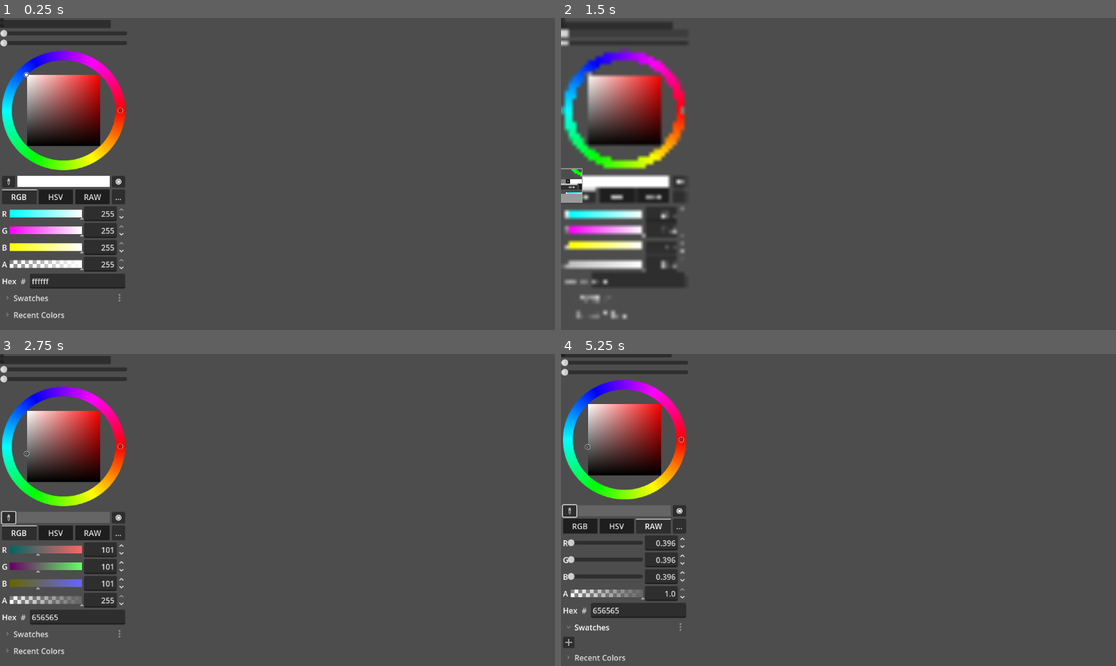
Above: before the commit, frames 1-4 (two rows, left to right).
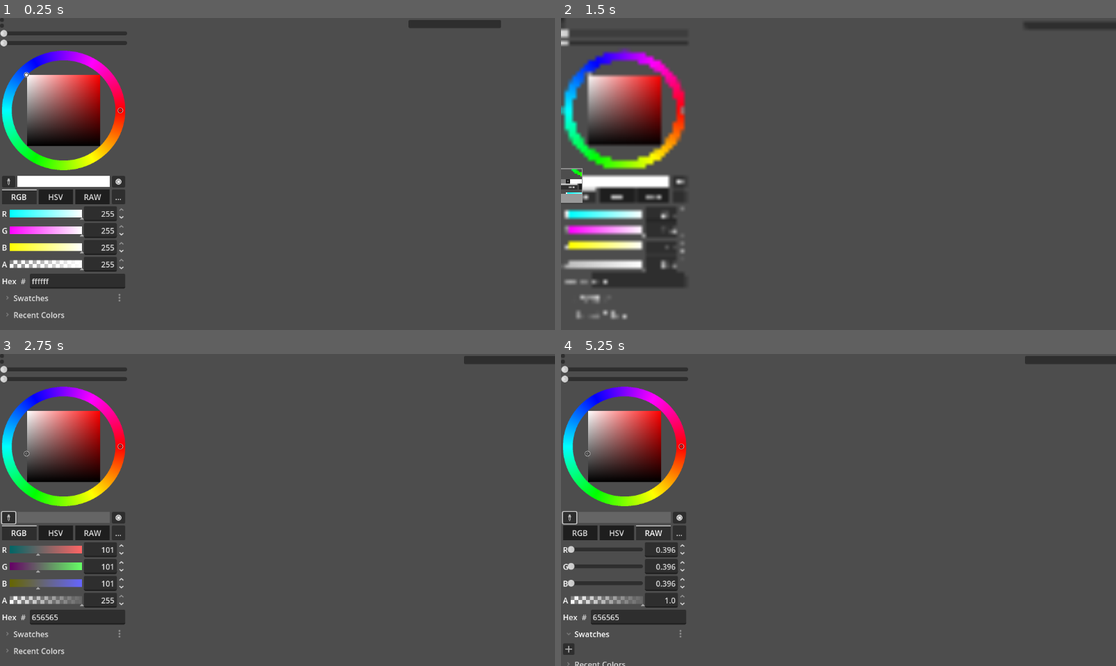
Above: after the commit, the same moments.

Repository: m-ku66/drawing_app
Game: Godot game, scene res://scenes/main/main.tscn
The game is run twice, just before and just after one commit, with the same random seed, the same clock (stepped at 60 frames per second) and the same inputs.
Inputs (mouse positions are in pixels of both pictures, inside the frame that each line leads up to):
- Up to frame 1 (0.25 s): no input
- Up to frame 2 (1.5 s): click (561, 21) at 0.5 s; click (572, 180) at 1.25 s
- Up to frame 3 (2.75 s): click "RGB" at 2 s
- Up to frame 4 (5.25 s): click "HSV" at 2.75 s; click "RAW" at 3.5 s; click "..." at 4.25 s; click "Swatches" at 5 s

The runs differ from the first frame. In frame 1, 0.9% of the frame differs, in the area x 0-91%, y 0-4%; in frame 2, 0.6%; in frame 3, 0.9%; in frame 4, 9.6%, in the area x 0-100%, y 0-100%.

Commit message:
finally resolve weird panel issue by switching nodes

Diff:
--- a/scenes/main/main.tscn
+++ b/scenes/main/main.tscn
@@ -4,17 +4,16 @@
 
 [node name="Main" type="Control"]
 layout_mode = 3
-anchors_preset = 0
-
-[node name="UI_Container" type="HSplitContainer" parent="."]
-layout_mode = 1
 anchors_preset = 15
 anchor_right = 1.0
 anchor_bottom = 1.0
-offset_right = 276.0
-offset_bottom = 636.0
 grow_horizontal = 2
 grow_vertical = 2
+
+[node name="UI_Container" type="HBoxContainer" parent="."]
+layout_mode = 1
+offset_right = 288.0
+offset_bottom = 636.0
 script = ExtResource("1_hyk8p")
 
 [node name="LeftPanel" type="VBoxContainer" parent="UI_Container"]
--- a/scripts/managers/ui_container.gd
+++ b/scripts/managers/ui_container.gd
@@ -1,4 +1,4 @@
-extends HSplitContainer
+extends HBoxContainer
 
 # UI proportions (as percentages)
 const LEFT_PANEL_RATIO = 0.20
@@ -10,9 +10,9 @@
 
 # Node references - using proper node names from your scene!
 @onready var left_panel = $LeftPanel
-@onready var center_panel = $CenterPanel  # Fixed name!
+@onready var center_panel = $CenterPanel
 @onready var right_panel = $RightPanel
-@onready var main_canvas = $CenterPanel/MainCanvas  # Fixed path!
+@onready var main_canvas = $CenterPanel/MainCanvas
 @onready var navigator = $RightPanel/Navigator
 
 # Tween for smooth animations
@@ -45,31 +45,50 @@
 
 func setup_left_panel(screen_width: float):
 	var target_width = screen_width * LEFT_PANEL_RATIO
-	var target_split_offset = target_width
-
-	resize_tween.tween_property(self, "split_offset", target_split_offset, RESIZE_DURATION).set_ease(Tween.EASE_OUT)
 
 	if left_panel:
-		left_panel.custom_minimum_size.x = target_width
+		# Set custom minimum size for our 20% width
+		resize_tween.tween_property(left_panel, "custom_minimum_size:x", target_width, RESIZE_DURATION).set_ease(Tween.EASE_OUT)
+
+		# Make sure it has proper size flags
+		left_panel.size_flags_horizontal = Control.SIZE_FILL
+		left_panel.size_flags_vertical = Control.SIZE_EXPAND_FILL
 
 func setup_center_panel(screen_size: Vector2):
 	var center_width = screen_size.x * CENTER_AREA_RATIO
 	var center_height = screen_size.y
 
-	if center_panel and center_panel is VSplitContainer:
-		var canvas_height = center_height * 0.85
-		resize_tween.tween_property(center_panel, "split_offset", canvas_height, RESIZE_DURATION).set_ease(Tween.EASE_OUT)
+	if center_panel:
+		# Set custom minimum size for our 60% width
+		resize_tween.tween_property(center_panel, "custom_minimum_size:x", center_width, RESIZE_DURATION).set_ease(Tween.EASE_OUT)
 
+		# Set size flags and stretch ratio for 60% of space
+		center_panel.size_flags_horizontal = Control.SIZE_EXPAND_FILL
+		center_panel.size_flags_vertical = Control.SIZE_EXPAND_FILL
+		center_panel.size_flags_stretch_ratio = 3.0  # 60% = 3x the 20% panels
+
+		# Handle VSplitContainer within center area
+		if center_panel is VSplitContainer:
+			var canvas_height = center_height * 0.85
+			resize_tween.tween_property(center_panel, "split_offset", canvas_height, RESIZE_DURATION).set_ease(Tween.EASE_OUT)
+
+	# Configure main canvas SubViewport size
 	if main_canvas:
-		var canvas_size = Vector2i(int(center_width * 0.95), int(center_height * 0.80))  # Fixed Vector2i type!
+		var canvas_size = Vector2i(int(center_width * 0.95), int(center_height * 0.80))
 		resize_tween.tween_property(main_canvas, "size", canvas_size, RESIZE_DURATION).set_ease(Tween.EASE_OUT)
 
 func setup_right_panel(screen_width: float):
 	var panel_width = screen_width * RIGHT_PANEL_RATIO
 
 	if right_panel:
-		right_panel.custom_minimum_size.x = panel_width
+		# Set custom minimum size for our 20% width
+		resize_tween.tween_property(right_panel, "custom_minimum_size:x", panel_width, RESIZE_DURATION).set_ease(Tween.EASE_OUT)
 
+		# Make sure it has proper size flags
+		right_panel.size_flags_horizontal = Control.SIZE_FILL
+		right_panel.size_flags_vertical = Control.SIZE_EXPAND_FILL
+
+	# Configure navigator SubViewport
 	if navigator:
-		var nav_size = Vector2i(int(panel_width * 0.9), int(panel_width * 0.6))  # Fixed Vector2i type!
+		var nav_size = Vector2i(int(panel_width * 0.9), int(panel_width * 0.6))
 		resize_tween.tween_property(navigator, "size", nav_size, RESIZE_DURATION).set_ease(Tween.EASE_OUT)
